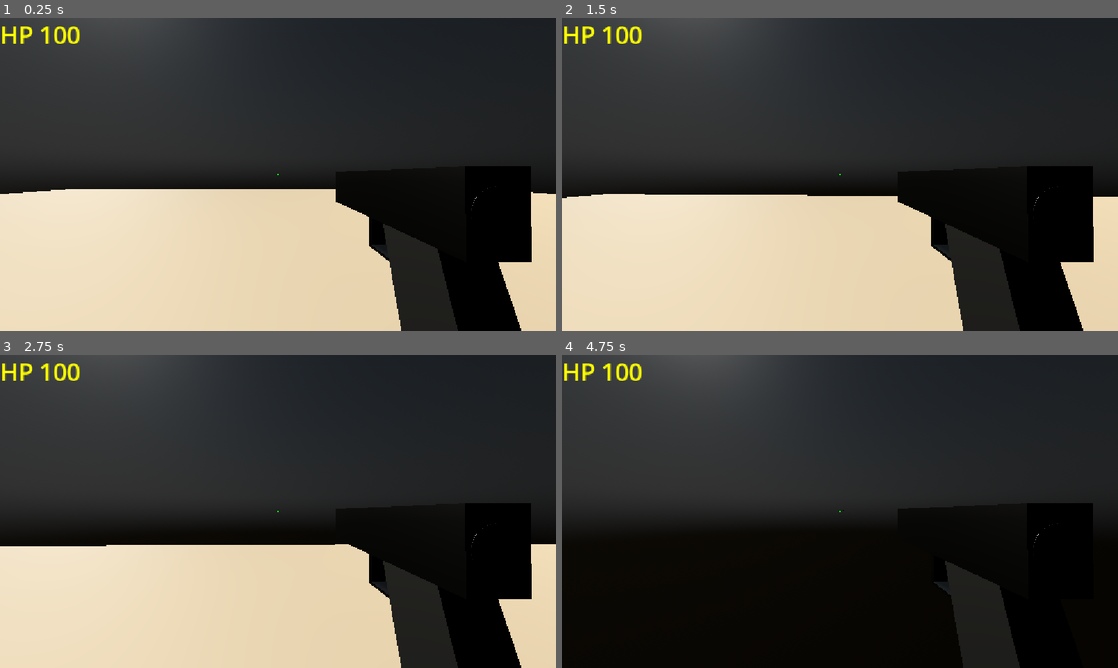
Above: before the commit, frames 1-4 (two rows, left to right).
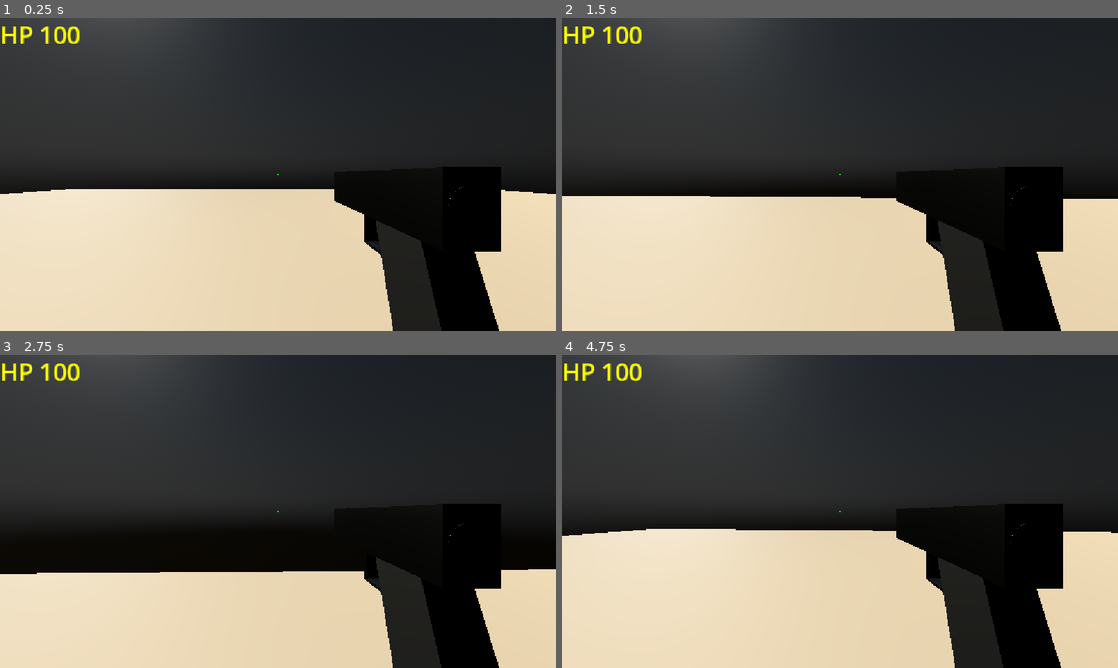
Above: after the commit, the same moments.

Repository: GazizVR/special-shot
Game: Godot game, scene res://scenes/game.tscn
Two runs of this game, one before a commit and one after it. Both use one fixed random seed, a clock stepped at 60 frames per second and the inputs below. This scene is started directly instead of the project's main scene.
Inputs (mouse positions are in pixels of both pictures, inside the frame that each line leads up to):
- Up to frame 1 (0.25 s): no input
- Up to frame 2 (1.5 s): tap Enter at 0.5 s; move the mouse to (867, 174) at 0.52 s; hold W (walk_forward) from 0.53 s (still down); tap Ctrl (crouch, bound only before the commit) at 0.6, 1.35 s; move the mouse to (812, 174) at 1.27 s
- Up to frame 3 (2.75 s): keep holding W (walk_forward); move the mouse to (289, 505) at 2.02 s; click (289, 505) at 2.1 s; tap Ctrl (crouch, bound only before the commit) at 2.3 s
- Up to frame 4 (4.75 s): keep holding W (walk_forward); move the mouse to (834, 517) at 2.77 s; tap Ctrl (crouch, bound only before the commit) at 2.85, 3.6, 4.55 s; move the mouse to (878, 514) at 3.52 s; move the mouse to (795, 508) at 4.27 s; click (795, 508) at 4.35 s

The runs differ from the first frame. In frame 1, 3.7% of the frame differs, in the area x 60-96%, y 47-100%; in frame 2, 3.9%; in frame 3, 9.0%; in frame 4, 36%, in the area x 0-100%, y 47-100%.

Commit message:
fix(player): передвинул камеру/оружие подальше от камеры и удалили логику приседания (слишком кривая)

Diff:
--- a/project.godot
+++ b/project.godot
@@ -57,11 +57,6 @@
 "events": [Object(InputEventMouseButton,"resource_local_to_scene":false,"resource_name":"","device":-1,"window_id":0,"a …(259 unchanged characters)…
 ]
 }
-crouch={
-"deadzone": 0.2,
-"events": [Object(InputEventKey,"resource_local_to_scene":false,"resource_name":"","device":-1,"window_id":0,"alt_pressed":false,"shift_pressed":false,"ctrl_pressed":false,"meta_pressed":false,"pressed":false,"keycode":0,"physical_keycode":4194326,"key_label":0,"unicode":0,"location":0,"echo":false,"script":null)
-]
-}
 
 [physics]
 
--- a/scenes/player.tscn
+++ b/scenes/player.tscn
@@ -22,7 +22,10 @@
 properties/3/replication_mode = 2
 properties/4/path = NodePath(".:player_color")
 properties/4/spawn = true
-properties/4/replication_mode = 1
+properties/4/replication_mode = 2
+properties/5/path = NodePath("Model:position")
+properties/5/spawn = true
+properties/5/replication_mode = 1
 
 [node name="Player" type="CharacterBody3D" unique_id=457187399]
 transform = Transform3D(-1, 0, -1.509958e-07, 0, 1, 0, 1.509958e-07, 0, -1, 0, 0, 0)
@@ -36,14 +39,14 @@
 transform = Transform3D(0.5, 0, 0, 0, 0.35, 0, 0, 0, 0.5, 0, 0, 0)
 
 [node name="CamPivot" type="Node3D" parent="." unique_id=935450277]
-transform = Transform3D(0.1, 0, 0, 0, 0.10000001, 0, 0, 0, 0.10000001, 0, 1.4, 0.3)
+transform = Transform3D(0.1, 0, 0, 0, 0.10000001, 0, 0, 0, 0.10000001, 0, 1.4, 0.5)
 
 [node name="Camera" type="Camera3D" parent="CamPivot" unique_id=810746517]
 transform = Transform3D(-1, 0, -8.742278e-08, 0, 1, 0, 8.742278e-08, 0, -1, 0, 1.45, 0.25)
 far = 1000.0
 
 [node name="Hand" type="Node3D" parent="CamPivot" unique_id=265009307]
-transform = Transform3D(1, 0, -1.4210855e-14, 0, 1, 0, 0, 0, 1, -4, -1, 7)
+transform = Transform3D(1, 0, -1.4210855e-14, 0, 1, 0, 0, 0, 1, -4, -1, 7.5)
 
 [node name="Gun" parent="CamPivot/Hand" unique_id=1689518192 instance=ExtResource("3_mdl7e")]
 
--- a/scripts/player.gd
+++ b/scripts/player.gd
@@ -56,7 +56,6 @@
 @export var gravity = 10
 var target_velocity = Vector3.ZERO
 var is_crouch = false
-@export var crouch_per = 0.6
 @export var health = 100
 
 func _process(delta: float) -> void:
@@ -81,18 +80,6 @@
 	if is_paused: return
 	var direction = Vector3.ZERO
 	if is_on_floor():
-		if Input.is_action_just_pressed("crouch"):
-			is_crouch = !is_crouch
-			if is_crouch:
-				$Body.position.y *= crouch_per
-				$Model.scale.y *= crouch_per
-				$CamPivot.position.y *= crouch_per
-				speed *= crouch_per
-			else:
-				$Body.position.y /= crouch_per
-				$Model.scale.y /= crouch_per
-				$CamPivot.position.y /= crouch_per
-				speed /= crouch_per
 		if Input.is_action_pressed("walk_forward"):
 			direction += global_transform.basis.z
 		if Input.is_action_pressed("walk_back"):
